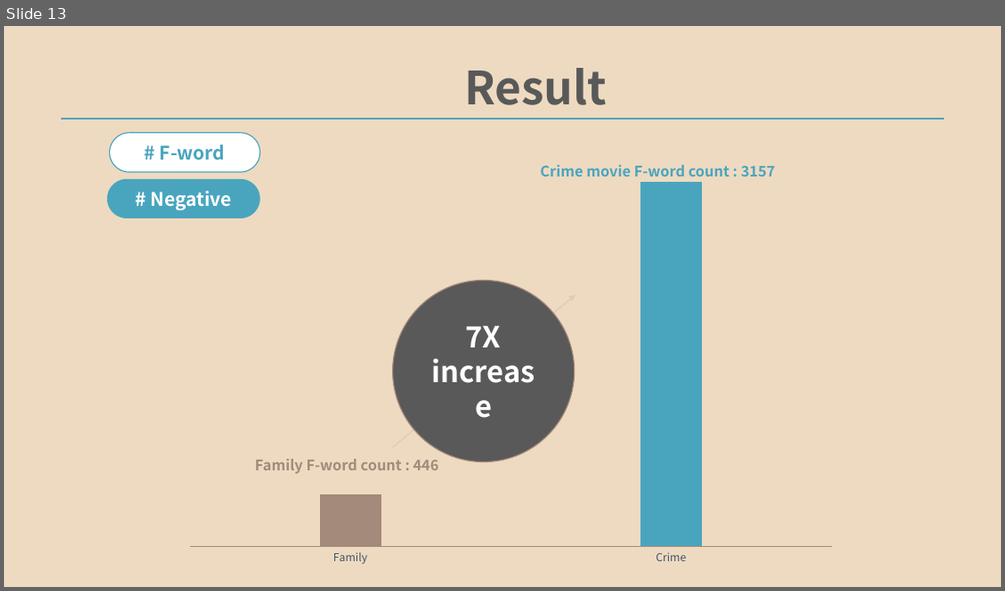
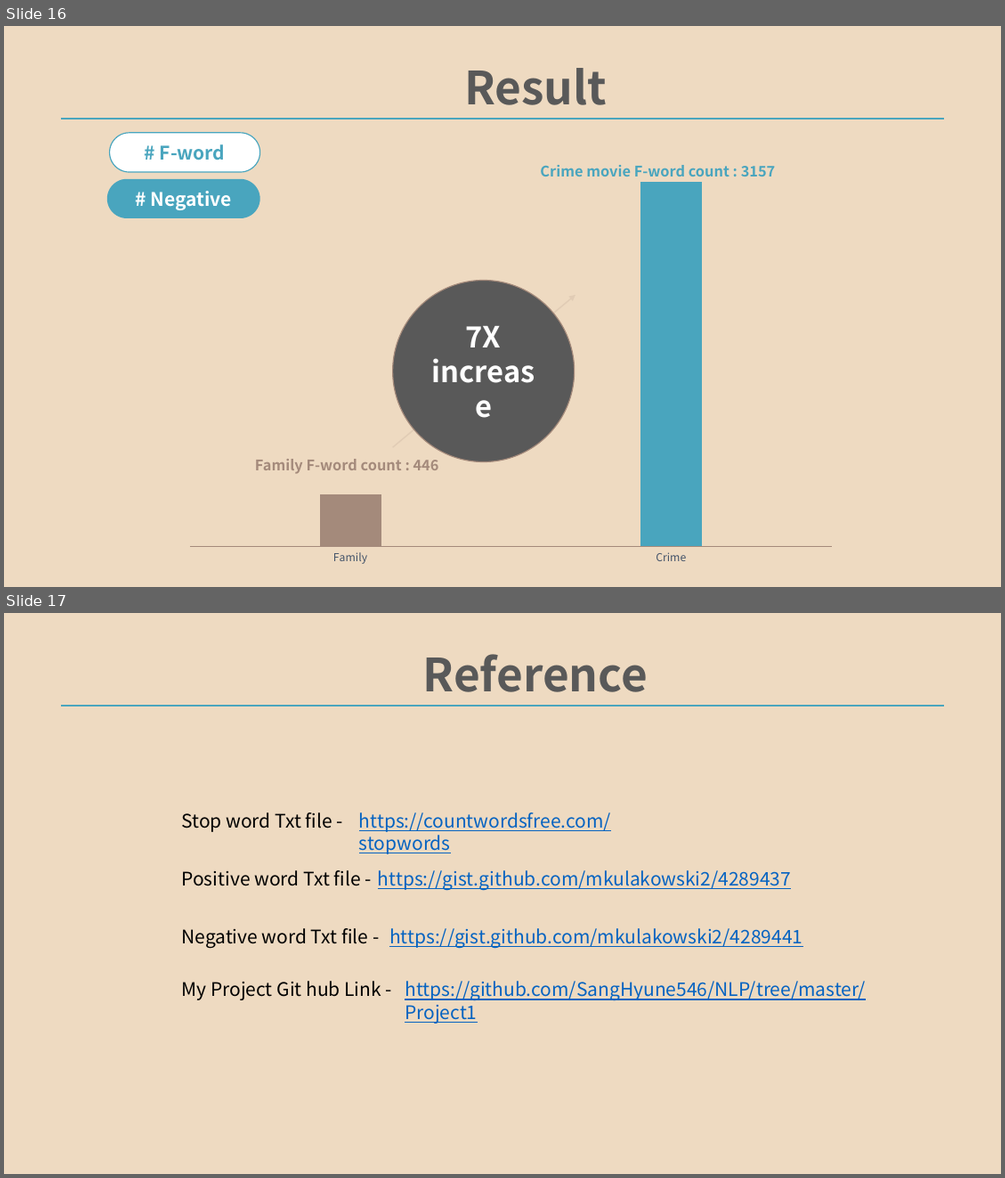
Before and after one commit to SangHyune546/NLP, a slide deck: Project1/PPT/20154637_Term_indexing.pptx. Shown one above the other, each under a label of ours: slide 13 before the commit, slides 16 and 17 after it. The pictures are 1005x591 and 1005x1178 pixels, drawn with LibreOffice and Linux fonts; fonts in the diff are those of the drawing. Boxes give left, top, right and bottom in pixels: in the first picture for what was removed or moved away, otherwise in the second. Text is boxed around its words. In the diff, an @@ line names an element or a change of style, - is before the commit and + after.

```diff
--- a/Project1/PPT/20154637_Term_indexing.pptx
+++ b/Project1/PPT/20154637_Term_indexing.pptx
@@ slide 17 added at bbox=[4, 613, 1001, 1174], background #EEDAC1 @@
@@ text added at bbox=[423, 654, 647, 692], 44 pt, text #595959, bold @@
+Reference
@@ line added from (61, 706) to (944, 706), #49A5BE 1.5 pt @@
@@ text added at bbox=[181, 812, 332, 832], 18 pt, text #000000 @@
+Stop word Txt file -
@@ text added at bbox=[359, 812, 611, 854], 18 pt, text #0563C1, underline @@
+https://countwordsfree.com/stopwords
@@ text added at bbox=[181, 870, 361, 886], 18 pt, text #000000 @@
+Positive word Txt file -
@@ text added at bbox=[378, 870, 791, 890], 18 pt, text #0563C1, underline @@
+https://gist.github.com/mkulakowski2/4289437
@@ text added at bbox=[181, 928, 368, 948], 18 pt, text #000000 @@
+Negative word Txt file -
@@ text added at bbox=[389, 928, 802, 948], 18 pt, text #0563C1, underline @@
+https://gist.github.com/mkulakowski2/4289441
@@ text added at bbox=[181, 981, 382, 1000], 18 pt, text #000000 @@
+My Project Git hub Link -
@@ text added at bbox=[404, 981, 866, 1023], 18 pt, text #0563C1, underline @@
+https://github.com/SangHyune546/NLP/tree/master/Project1
@@ what was slide 13 is now slide 16 @@
```
Also in this commit, not shown: 7 slides changed, 3 other slides added.
